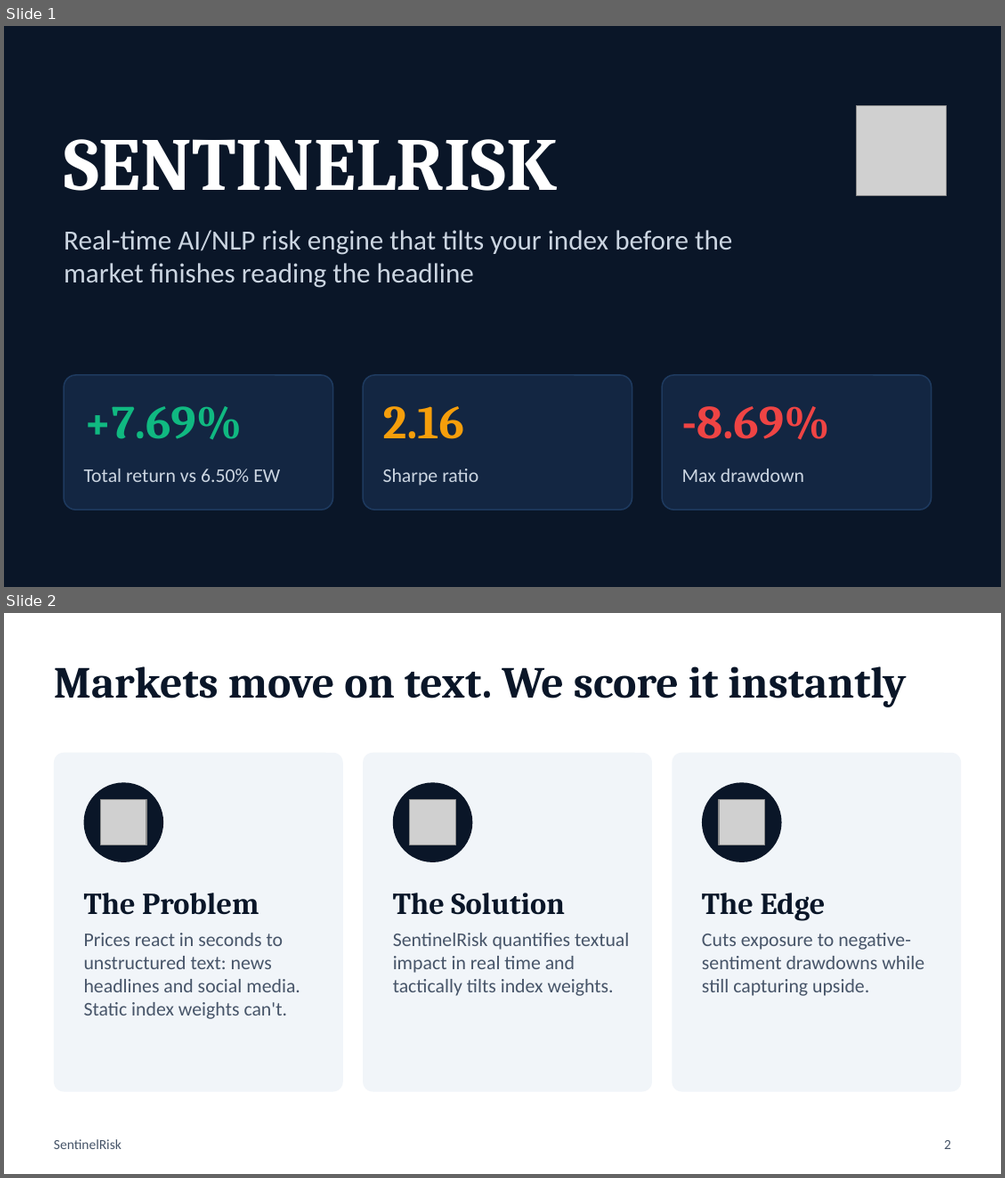
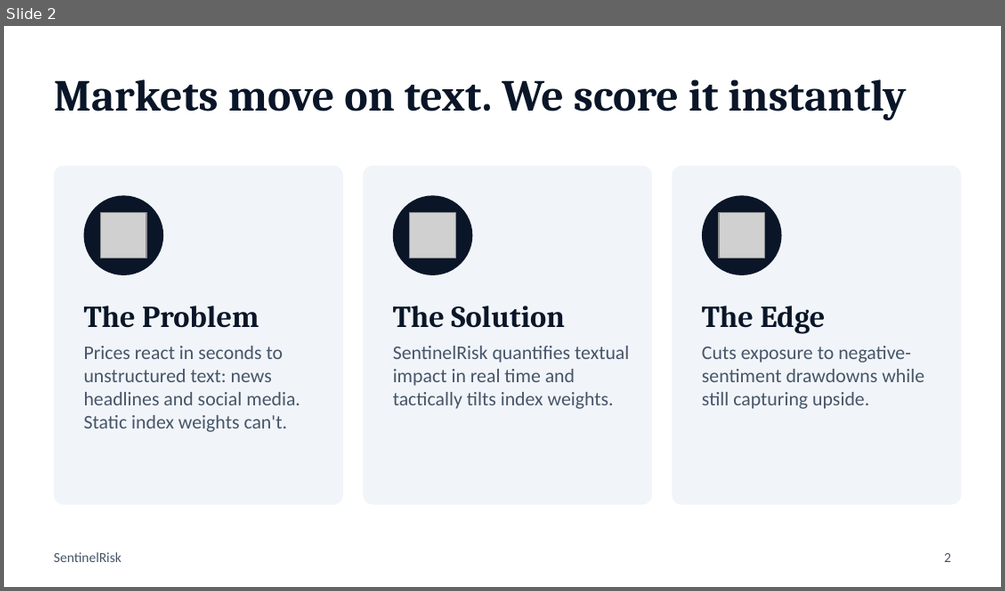
Before and after one commit to Pradeepmodak/-NIT-jamshedpur---Pradeep-Modak---code-to-connect-Hackathon---Finals-, a slide deck: docs/presentation.pptx. Shown one above the other, each under a label of ours: slides 1 and 2 before the commit, slide 2 after it. The pictures are 1005x1178 and 1005x591 pixels, drawn with LibreOffice and Linux fonts; fonts in the diff are those of the drawing; grey boxes stand for pictures. Boxes give left, top, right and bottom in pixels: in the first picture for what was removed or moved away, otherwise in the second. Text is boxed around its words. In the diff, an @@ line names an element or a change of style, - is before the commit and + after.

Commit message:
Update Slide 1 to match official Hackathon template

```diff
--- a/docs/presentation.pptx
+++ b/docs/presentation.pptx
@@ slide 1 removed at [4, 26, 1001, 587], background #0A1628 @@
@@ picture removed at [857, 106, 946, 195] @@
@@ text removed at [64, 139, 557, 191] @@
-SENTINELRISK
@@ text removed at [64, 230, 732, 288] @@
-Real-time AI/NLP risk engine that tilts your index before the market finishes reading the headline
@@ rounded rectangle removed at [64, 375, 333, 509] @@
@@ rounded rectangle removed at [363, 375, 632, 509] @@
@@ rounded rectangle removed at [662, 375, 931, 509] @@
@@ text removed at [84, 406, 243, 440] @@
-+7.69%
@@ text removed at [383, 406, 465, 439] @@
-2.16
@@ text removed at [682, 406, 830, 440] @@
--8.69%
@@ text removed at [84, 468, 280, 482] @@
-Total return vs 6.50% EW
@@ text removed at [383, 468, 478, 485] @@
-Sharpe ratio
@@ text removed at [682, 468, 804, 482] @@
-Max drawdown
```
Also in this commit, not shown: 1 slide changed, 1 slide added.
